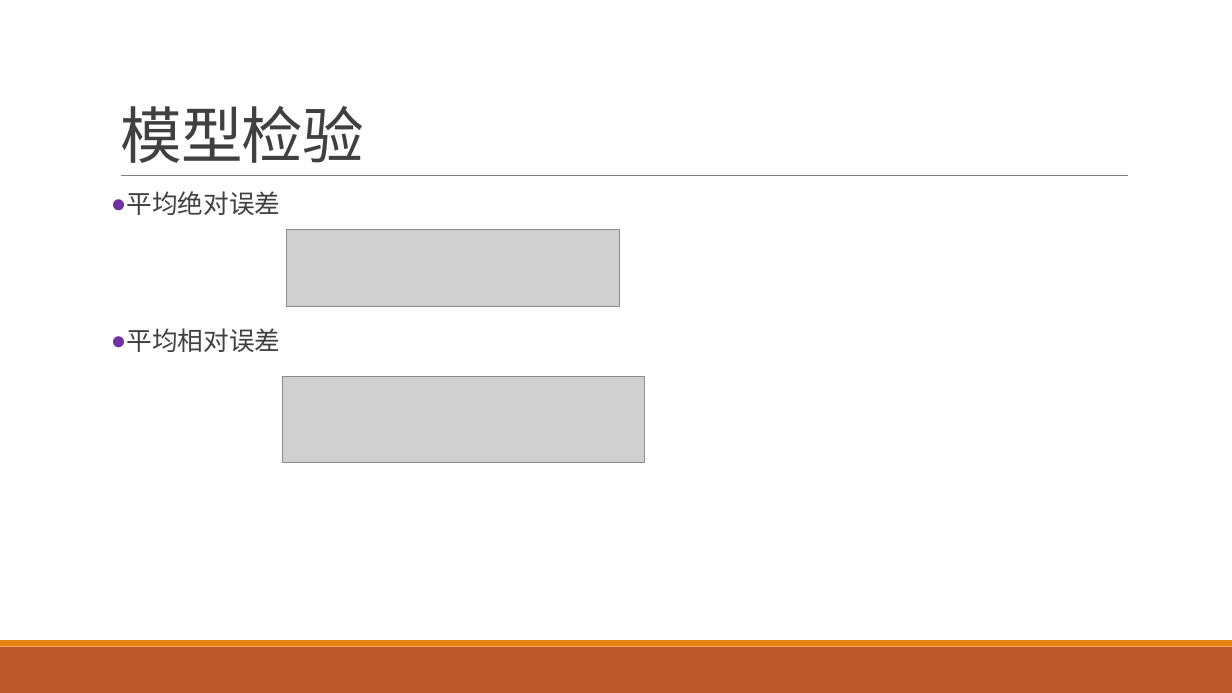
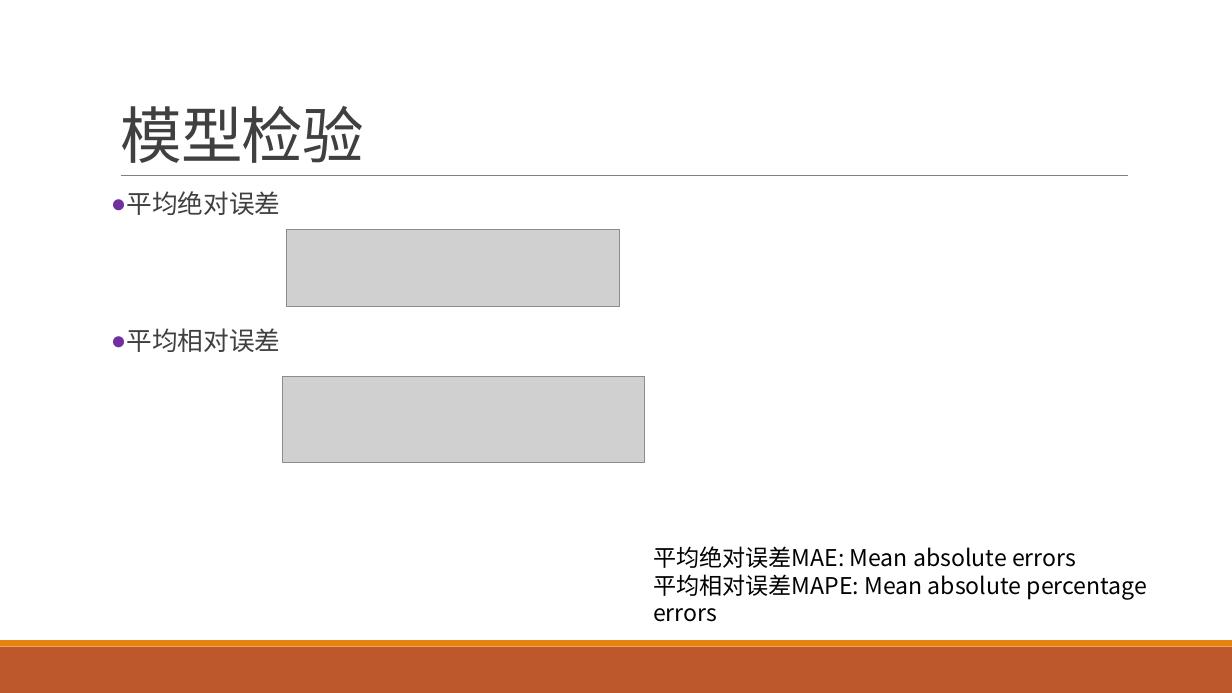
Before and after one commit to exoplanetX/DataAnalytics, a slide deck: slide 10 of 数据分析-7-预测.pptx. Drawn at 1232x693 pixels with LibreOffice and Linux fonts; fonts in the diff are those of the drawing; grey boxes stand for pictures. Boxes give left, top, right and bottom in pixels: in the first picture for what was removed or moved away, otherwise in the second. Text is boxed around its words. In the diff, an @@ line names an element or a change of style, - is before the commit and + after.

```diff
--- a/数据分析-7-预测.pptx
+++ b/数据分析-7-预测.pptx
@@ text added at [653,546,1148,599], 18 pt, text #000000 @@
+平均绝对误差MAE: Mean absolute errors
+平均相对误差MAPE: Mean absolute percentage errors
```
Also in this commit, not shown: 3 other slides changed.
